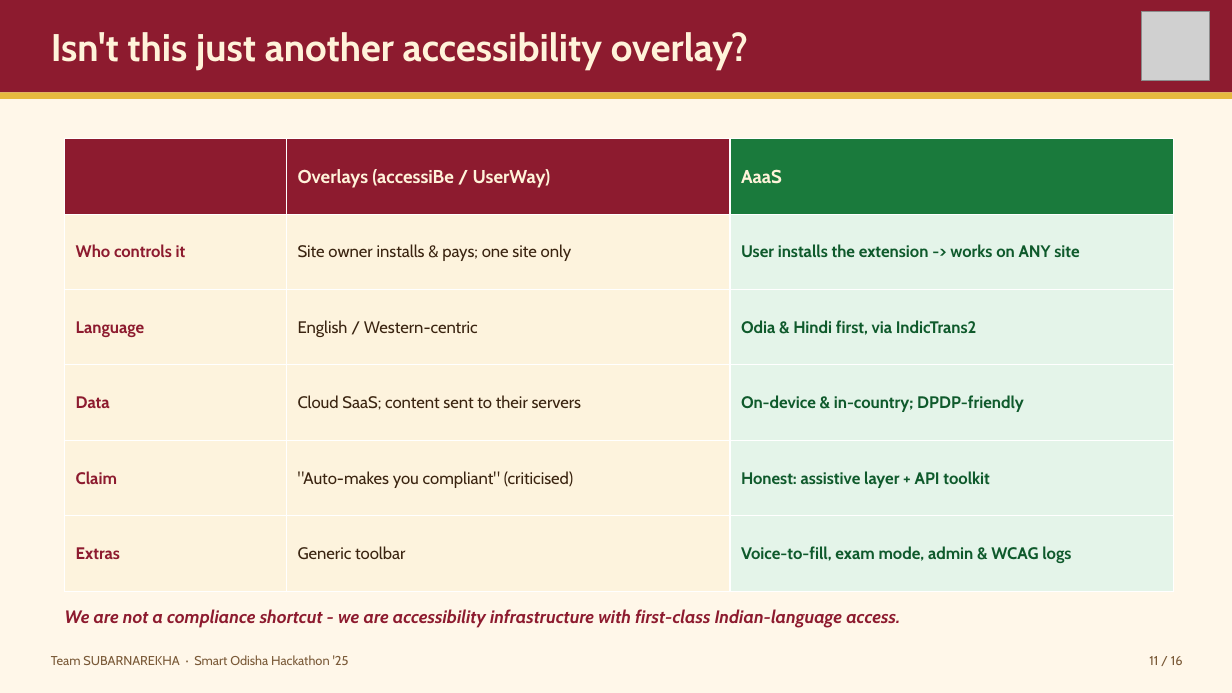
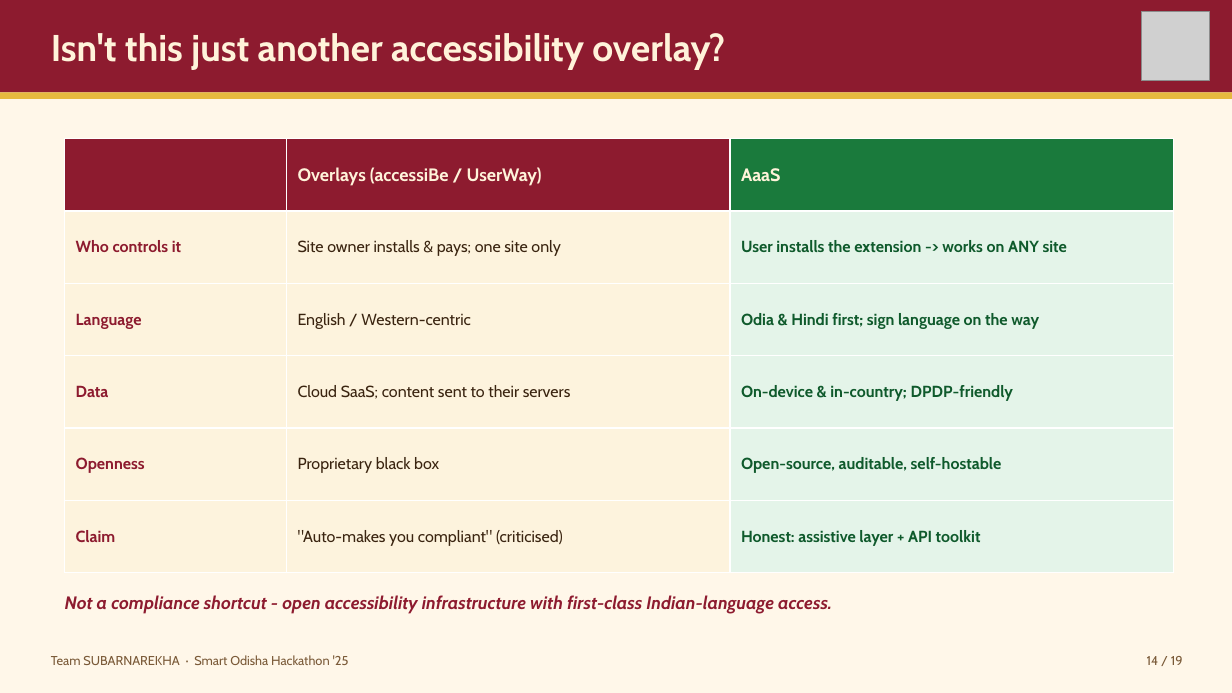
Before and after one commit to flashmindbox/AaaS, a slide deck: slide 14 of pitch/AaaS-Pitch.pptx (slide 11 before the commit). Drawn at 1232x693 pixels with LibreOffice and Linux fonts; fonts in the diff are those of the drawing; grey boxes stand for pictures. Boxes give left, top, right and bottom in pixels: in the first picture for what was removed or moved away, otherwise in the second. Text is boxed around its words. In the diff, an @@ line names an element or a change of style, - is before the commit and + after.

```diff
--- a/pitch/AaaS-Pitch.pptx
+++ b/pitch/AaaS-Pitch.pptx
@@ text "Isn't this just another accessibility ..." at [51,33,725,69]: size 30 to 29 pt @@
@@ table at [65,139,1174,573] @@
-row 3, column 3: Odia & Hindi first, via IndicTrans2
+row 3, column 3: Odia & Hindi first; sign language on the way
+row 5: Openness | Proprietary black box | Open-source, auditable, self-hostable
-row 6: Extras | Generic toolbar | Voice-to-fill, exam mode, admin & WCAG logs
@@ size 14.5 to 14 pt in "Overlays (accessiBe / UserWay)", "AaaS" @@
@@ size 13 to 12.5 pt in "Who controls it", "Site owner installs & pays; one site ...", "User installs the extension -> works on ...", "Language" and 4 more places @@
@@ text at [65,595,832,614]: text changed @@
-We are not a compliance shortcut - we are accessibility infrastructure with first-class Indian-language access.
+Not a compliance shortcut - open accessibility infrastructure with first-class Indian-language access.
@@ text at [1147,656,1183,665]: text changed @@
-11 / 16
+14 / 19
```
Also in this commit, not shown: 15 other slides changed, 3 slides added, 29 other files.
